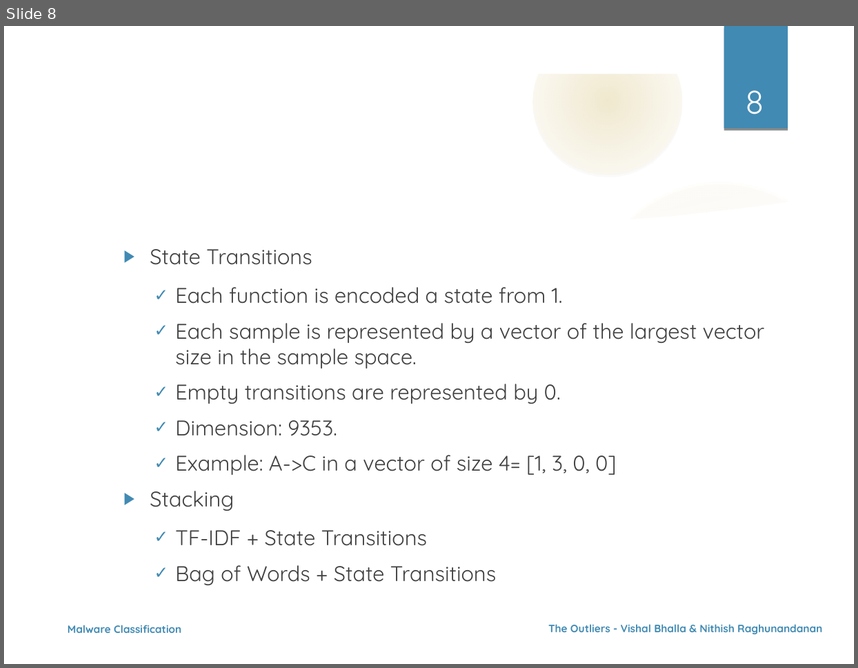
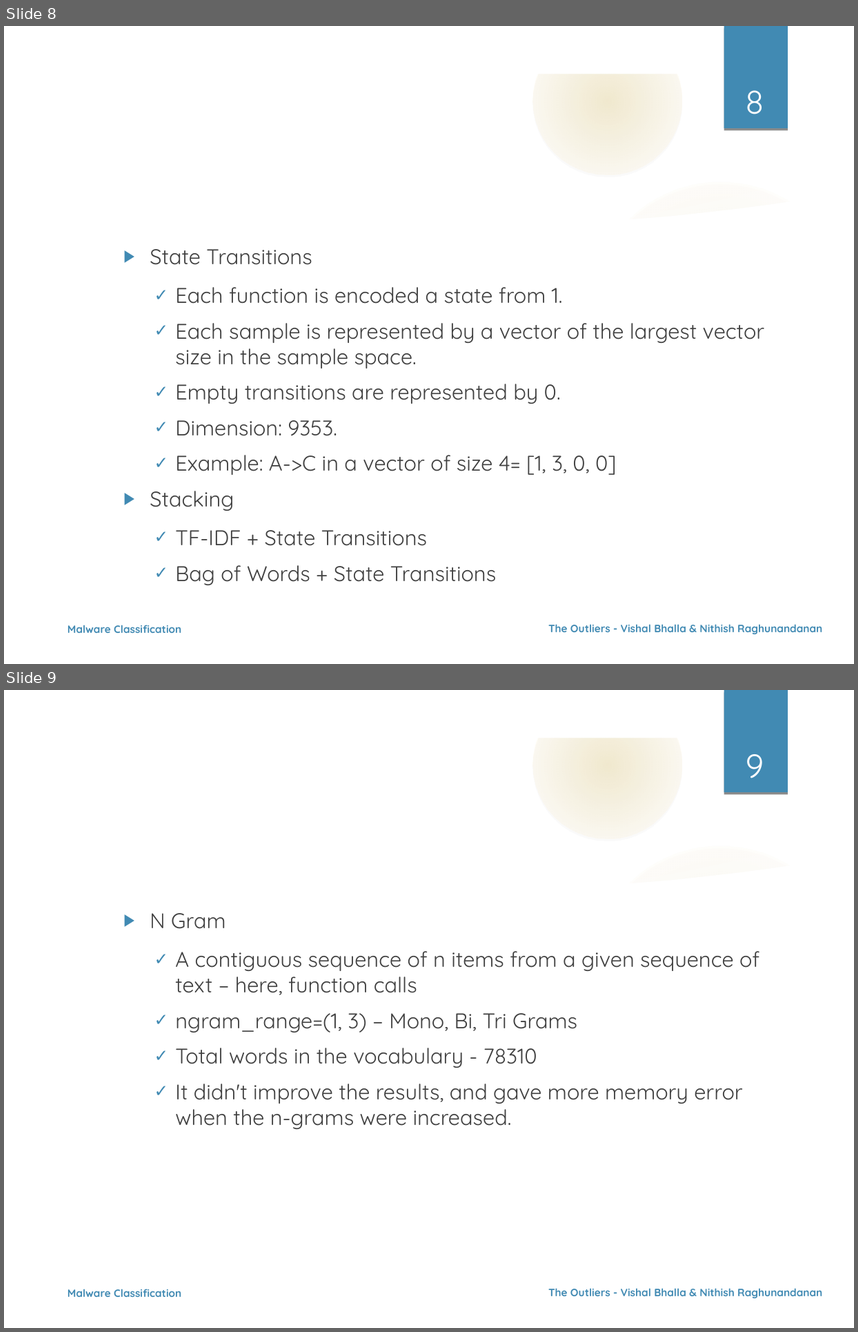
Before and after one commit to nehgu/Anomaly-Detection, a slide deck: Challenges/Malware_Classification_On_Behavioral_Data_Challenge_5/Ppt_Malware_Classification_Challenge_5.odp. Shown one above the other, each under a label of ours: slide 8 before the commit, slides 8 and 9 after it. The pictures are 858x668 and 858x1332 pixels, drawn with LibreOffice and Linux fonts; fonts in the diff are those of the drawing; background and template pictures are left out. Boxes give left, top, right and bottom in pixels: in the first picture for what was removed or moved away, otherwise in the second. Text is boxed around its words. In the diff, an @@ line names an element or a change of style, - is before the commit and + after.

```diff
--- a/Challenges/Malware_Classification_On_Behavioral_Data_Challenge_5/Ppt_Malware_Classification_Challenge_5.odp
+++ b/Challenges/Malware_Classification_On_Behavioral_Data_Challenge_5/Ppt_Malware_Classification_Challenge_5.odp
@@ slide 9 added at (4,690,854,1328), background picture (left out); not listed: 9 template elements that a slide beside it also shows @@
@@ page number added at (746,754,764,778), 28 pt, text #FFFFFF @@
+9
@@ text added at (150,913,760,1129), 18 pt, text #404040 @@
+  ▶ N Gram
+    ✓ A contiguous sequence of n items from a given sequence of text – here, function calls
+    ✓ ngram_range=(1, 3) – Mono, Bi, Tri Grams
+    ✓ Total words in the vocabulary - 78310
+    ✓ It didn't improve the results, and gave more memory error when the n-grams were increased.
@@ title added at (348,1013,367,1032), 32 pt, text #FFFFFF @@
+Feature Engineering(3)
@@ text added at (67,1288,181,1297), 9 pt, text #418AB3, bold @@
+Malware Classification
@@ text added at (548,1288,822,1298), 9 pt, text #418AB3, bold @@
+The Outliers - Vishal Bhalla & Nithish Raghunandanan
```
Also in this commit, not shown: 12 slides changed, 1 other slide added, 2 other files.
